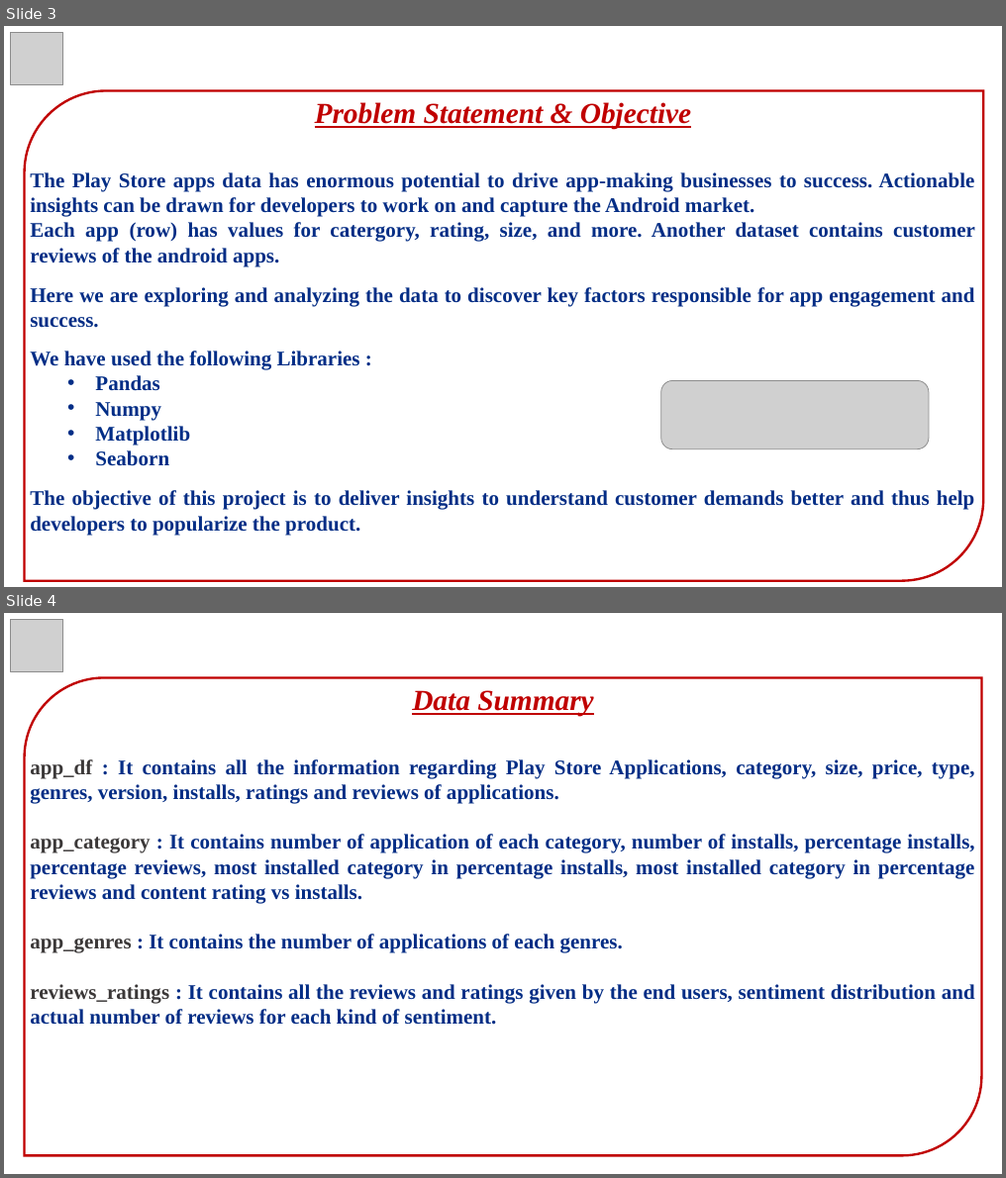
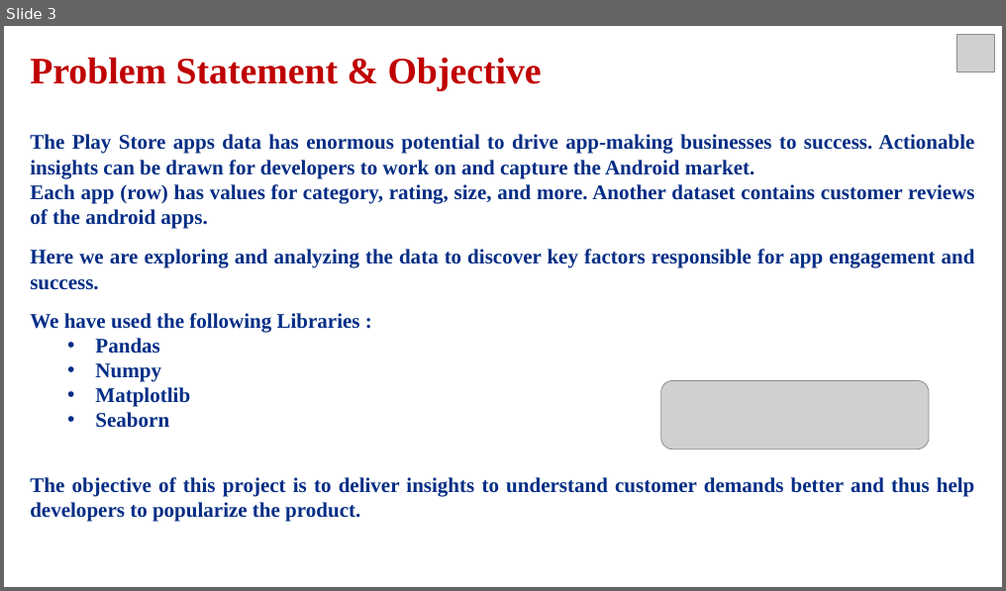
Before and after one commit to vivek16pawar/EDA-CAPSTONE, a slide deck: EDA_Presentation.pptx. Shown one above the other, each under a label of ours: slides 3 and 4 before the commit, slide 3 after it. The pictures are 1006x1178 and 1006x591 pixels, drawn with LibreOffice and Linux fonts; fonts in the diff are those of the drawing; grey boxes stand for pictures. Boxes give left, top, right and bottom in pixels: in the first picture for what was removed or moved away, otherwise in the second. Text is boxed around its words. In the diff, an @@ line names an element or a change of style, - is before the commit and + after.

Commit message:
Add files via upload
Presentation is successfully prepared.

```diff
--- a/EDA_Presentation.pptx
+++ b/EDA_Presentation.pptx
@@ slide 4 removed at (4, 613, 1002, 1174), background #FFFFFF @@
@@ picture removed at (11, 619, 63, 671) @@
@@ round diag rect removed at (24, 678, 982, 1157) @@
@@ text removed at (30, 690, 975, 1025) @@
-Data Summary
-app_df : It contains all the information regarding Play Store Applications, category, size, price, type, genres, version, installs, ratings and reviews of applications.
-app_category : It contains number of application of each category, number of installs, percentage installs, percentage reviews, most installed category in percentage installs, most installed category in percentage reviews and content rating vs installs.
-app_genres : It contains the number of applications of each genres.
-reviews_ratings : It contains all the reviews and ratings given by the end users, sentiment distribution and actual number of reviews for each kind of sentiment.
@@ slide 3 changed as well @@
@@ picture removed at (11, 32, 63, 84) @@
@@ text "Problem Statement & Objective": place and size @@
-text "Problem Statement & Objective" at (30, 102, 975, 535)
+text "Problem Statement & Objective" at (30, 57, 975, 522)
@@ picture added at (957, 34, 995, 73) @@
@@ text at (30, 57, 542, 91): size 28 to 36 pt, italic off, underline off in "Problem Statement & Objective"; alignment centre to left @@
@@ round diag rect removed at (24, 91, 983, 581) @@
@@ text at (30, 184, 974, 229): text changed @@
-Each app (row) has values for catergory, rating, size, and more. Another dataset contains customer reviews of the android apps.
+Each app (row) has values for category, rating, size, and more. Another dataset contains customer reviews of the android apps.
```
Also in this commit, not shown: 8 other slides changed, 13 slides added, 18 other slides removed.
